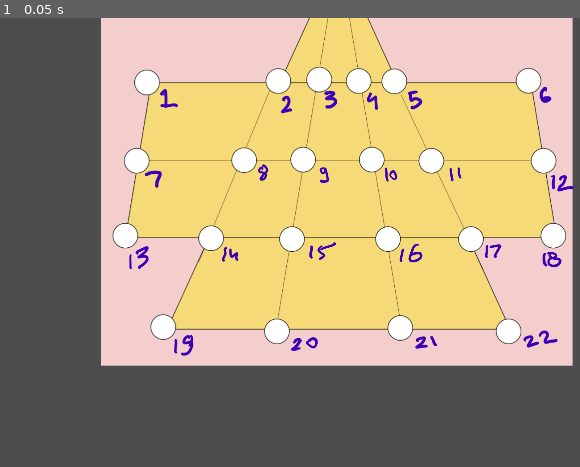
Above: before the commit, frame 1.
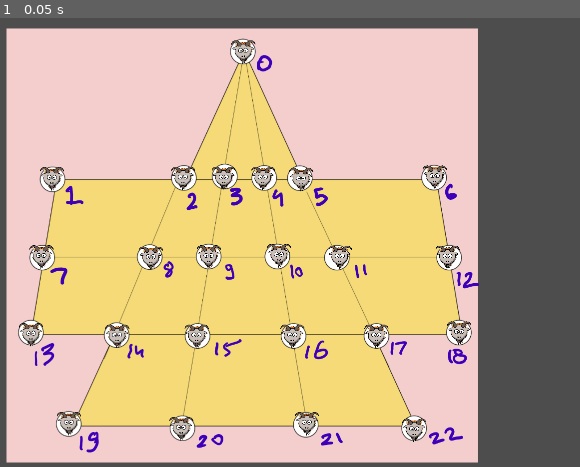
Above: after the commit, the same moment.

Repository: thesauravshukla/GOATedTigers
Game: Godot game, scene res://scenes/testbed.tscn
Same seed, same stepped clock (60 frames per second), same inputs: the game is played once before the commit and once after it.
Inputs:
- Up to frame 1 (0.05 s): no input

The runs differ from the first frame. In frame 1, 70% of the frame differs, in the area x 1-99%, y 0-100%.
Error after the commit: Invalid operands 'int' and 'String' in operator '=='. (res://scripts/mcts.gd:283)

Commit message:
adds a testbed

Diff:
--- /dev/null
+++ b/scenes/goat_sprite.tscn
@@ -0,0 +1,7 @@
+[gd_scene load_steps=2 format=3 uid="uid://cd1422wux3a6a"]
+
+[ext_resource type="Texture2D" uid="uid://bfxw5m0rmqohm" path="res://textures/goat_face.png" id="1_y5200"]
+
+[node name="GoatSprite" type="Sprite2D"]
+scale = Vector2(0.133503, 0.127683)
+texture = ExtResource("1_y5200")
--- a/scenes/testbed.tscn
+++ b/scenes/testbed.tscn
@@ -1,12 +1,14 @@
-[gd_scene load_steps=3 format=3 uid="uid://oi25ty8otpe"]
+[gd_scene load_steps=5 format=3 uid="uid://oi25ty8otpe"]
 
 [ext_resource type="Texture2D" uid="uid://c2r08etwurihr" path="res://textures/testbed_bg.png" id="1_m32ba"]
 [ext_resource type="Script" path="res://scripts/testbed_ctrl.gd" id="2_v2bx1"]
+[ext_resource type="PackedScene" uid="uid://bown6ajokcrta" path="res://scenes/tiger_sprite.tscn" id="3_jpr32"]
+[ext_resource type="PackedScene" uid="uid://cd1422wux3a6a" path="res://scenes/goat_sprite.tscn" id="4_2edjh"]
 
 [node name="Node2D" type="Node2D"]
 
 [node name="TestbedBg" type="Sprite2D" parent="."]
-position = Vector2(813, 314)
+position = Vector2(586, 547)
 scale = Vector2(0.740603, 0.740603)
 texture = ExtResource("1_m32ba")
 script = ExtResource("2_v2bx1")
@@ -14,68 +16,160 @@
 [node name="pos_0" type="Node2D" parent="TestbedBg"]
 position = Vector2(1.58355, -627.698)
 
+[node name="TigerFace" parent="TestbedBg/pos_0" instance=ExtResource("3_jpr32")]
+
+[node name="GoatSprite" parent="TestbedBg/pos_0" instance=ExtResource("4_2edjh")]
+
 [node name="pos_1" type="Node2D" parent="TestbedBg"]
 position = Vector2(-619.532, -215.871)
+
+[node name="TigerFace" parent="TestbedBg/pos_1" instance=ExtResource("3_jpr32")]
+
+[node name="GoatSprite" parent="TestbedBg/pos_1" instance=ExtResource("4_2edjh")]
 
 [node name="pos_2" type="Node2D" parent="TestbedBg"]
 position = Vector2(-194.203, -217.222)
 
+[node name="TigerFace" parent="TestbedBg/pos_2" instance=ExtResource("3_jpr32")]
+
+[node name="GoatSprite" parent="TestbedBg/pos_2" instance=ExtResource("4_2edjh")]
+
 [node name="pos_3" type="Node2D" parent="TestbedBg"]
 position = Vector2(-61.8782, -217.222)
+
+[node name="TigerFace" parent="TestbedBg/pos_3" instance=ExtResource("3_jpr32")]
+
+[node name="GoatSprite" parent="TestbedBg/pos_3" instance=ExtResource("4_2edjh")]
 
 [node name="pos_4" type="Node2D" parent="TestbedBg"]
 position = Vector2(65.0454, -217.222)
 
+[node name="TigerFace" parent="TestbedBg/pos_4" instance=ExtResource("3_jpr32")]
+
+[node name="GoatSprite" parent="TestbedBg/pos_4" instance=ExtResource("4_2edjh")]
+
 [node name="pos_5" type="Node2D" parent="TestbedBg"]
-position = Vector2(177.116, -221.272)
+position = Vector2(189.035, -213.34)
+
+[node name="TigerFace" parent="TestbedBg/pos_5" instance=ExtResource("3_jpr32")]
+
+[node name="GoatSprite" parent="TestbedBg/pos_5" instance=ExtResource("4_2edjh")]
 
 [node name="pos_6" type="Node2D" parent="TestbedBg"]
 position = Vector2(622.699, -221.272)
 
+[node name="TigerFace" parent="TestbedBg/pos_6" instance=ExtResource("3_jpr32")]
+
+[node name="GoatSprite" parent="TestbedBg/pos_6" instance=ExtResource("4_2edjh")]
+
 [node name="pos_7" type="Node2D" parent="TestbedBg"]
 position = Vector2(-653.522, 37.807)
+
+[node name="TigerFace" parent="TestbedBg/pos_7" instance=ExtResource("3_jpr32")]
+
+[node name="GoatSprite" parent="TestbedBg/pos_7" instance=ExtResource("4_2edjh")]
 
 [node name="pos_8" type="Node2D" parent="TestbedBg"]
 position = Vector2(-298.405, 41.8578)
 
+[node name="TigerFace" parent="TestbedBg/pos_8" instance=ExtResource("3_jpr32")]
+
+[node name="GoatSprite" parent="TestbedBg/pos_8" instance=ExtResource("4_2edjh")]
+
 [node name="pos_9" type="Node2D" parent="TestbedBg"]
 position = Vector2(-110.721, 37.807)
+
+[node name="TigerFace" parent="TestbedBg/pos_9" instance=ExtResource("3_jpr32")]
+
+[node name="GoatSprite" parent="TestbedBg/pos_9" instance=ExtResource("4_2edjh")]
 
 [node name="pos_10" type="Node2D" parent="TestbedBg"]
 position = Vector2(117.472, 33.7563)
 
+[node name="TigerFace" parent="TestbedBg/pos_10" instance=ExtResource("3_jpr32")]
+
+[node name="GoatSprite" parent="TestbedBg/pos_10" instance=ExtResource("4_2edjh")]
+
 [node name="pos_11" type="Node2D" parent="TestbedBg"]
 position = Vector2(314.608, 39.1573)
+
+[node name="TigerFace" parent="TestbedBg/pos_11" instance=ExtResource("3_jpr32")]
+
+[node name="GoatSprite" parent="TestbedBg/pos_11" instance=ExtResource("4_2edjh")]
 
 [node name="pos_12" type="Node2D" parent="TestbedBg"]
 position = Vector2(664.323, 39.1573)
 
+[node name="TigerFace" parent="TestbedBg/pos_12" instance=ExtResource("3_jpr32")]
+
+[node name="GoatSprite" parent="TestbedBg/pos_12" instance=ExtResource("4_2edjh")]
+
 [node name="pos_13" type="Node2D" parent="TestbedBg"]
 position = Vector2(-687.278, 290.304)
+
+[node name="TigerFace" parent="TestbedBg/pos_13" instance=ExtResource("3_jpr32")]
+
+[node name="GoatSprite" parent="TestbedBg/pos_13" instance=ExtResource("4_2edjh")]
 
 [node name="pos_14" type="Node2D" parent="TestbedBg"]
 position = Vector2(-407.776, 295.705)
 
+[node name="TigerFace" parent="TestbedBg/pos_14" instance=ExtResource("3_jpr32")]
+
+[node name="GoatSprite" parent="TestbedBg/pos_14" instance=ExtResource("4_2edjh")]
+
 [node name="pos_15" type="Node2D" parent="TestbedBg"]
 position = Vector2(-149.878, 295.705)
+
+[node name="TigerFace" parent="TestbedBg/pos_15" instance=ExtResource("3_jpr32")]
+
+[node name="GoatSprite" parent="TestbedBg/pos_15" instance=ExtResource("4_2edjh")]
 
 [node name="pos_16" type="Node2D" parent="TestbedBg"]
 position = Vector2(160.68, 295.705)
 
+[node name="TigerFace" parent="TestbedBg/pos_16" instance=ExtResource("3_jpr32")]
+
+[node name="GoatSprite" parent="TestbedBg/pos_16" instance=ExtResource("4_2edjh")]
+
 [node name="pos_17" type="Node2D" parent="TestbedBg"]
 position = Vector2(433.431, 295.705)
+
+[node name="TigerFace" parent="TestbedBg/pos_17" instance=ExtResource("3_jpr32")]
+
+[node name="GoatSprite" parent="TestbedBg/pos_17" instance=ExtResource("4_2edjh")]
 
 [node name="pos_18" type="Node2D" parent="TestbedBg"]
 position = Vector2(702.13, 284.903)
 
+[node name="TigerFace" parent="TestbedBg/pos_18" instance=ExtResource("3_jpr32")]
+
+[node name="GoatSprite" parent="TestbedBg/pos_18" instance=ExtResource("4_2edjh")]
+
 [node name="pos_19" type="Node2D" parent="TestbedBg"]
 position = Vector2(-564.405, 579.258)
+
+[node name="TigerFace" parent="TestbedBg/pos_19" instance=ExtResource("3_jpr32")]
+
+[node name="GoatSprite" parent="TestbedBg/pos_19" instance=ExtResource("4_2edjh")]
 
 [node name="pos_20" type="Node2D" parent="TestbedBg"]
 position = Vector2(-199.837, 595.461)
 
+[node name="TigerFace" parent="TestbedBg/pos_20" instance=ExtResource("3_jpr32")]
+
+[node name="GoatSprite" parent="TestbedBg/pos_20" instance=ExtResource("4_2edjh")]
+
 [node name="pos_21" type="Node2D" parent="TestbedBg"]
 position = Vector2(207.939, 579.258)
 
+[node name="TigerFace" parent="TestbedBg/pos_21" instance=ExtResource("3_jpr32")]
+
+[node name="GoatSprite" parent="TestbedBg/pos_21" instance=ExtResource("4_2edjh")]
+
 [node name="pos_22" type="Node2D" parent="TestbedBg"]
 position = Vector2(556.303, 600.862)
+
+[node name="TigerFace" parent="TestbedBg/pos_22" instance=ExtResource("3_jpr32")]
+
+[node name="GoatSprite" parent="TestbedBg/pos_22" instance=ExtResource("4_2edjh")]
--- /dev/null
+++ b/scenes/tiger_sprite.tscn
@@ -0,0 +1,8 @@
+[gd_scene load_steps=2 format=3 uid="uid://bown6ajokcrta"]
+
+[ext_resource type="Texture2D" uid="uid://bobnxasf8otej" path="res://textures/tiger_face.png" id="1_g6ss0"]
+
+[node name="TigerSprite" type="Sprite2D"]
+position = Vector2(0.757341, -0.656254)
+scale = Vector2(0.17283, 0.17283)
+texture = ExtResource("1_g6ss0")
--- a/scripts/mcts.gd
+++ b/scripts/mcts.gd
@@ -312,12 +312,12 @@
 
 #MCTS node declaration
 class mcts_node:
-	var game_state_array: Array[String] #indices:0-22(game state), 23(dead goat count), 24(number of moves)
+	var game_state_array: Array[String]  = []#indices:0-22(game state), 23(dead goat count), 24(number of moves)
 	var t: float
 	var n: int
 	var dead_goat_count: int
 	var move_count: int
 	var parent: mcts_node
-	var children: Array [mcts_node]
+	var children: Array [mcts_node] = []
 	var UCB1: float
 	var player_role: String
--- a/scripts/testbed_ctrl.gd
+++ b/scripts/testbed_ctrl.gd
@@ -1 +1,49 @@
 extends Sprite2D
+
+class_name TestbedCtrl
+
+
+
+
+func _make_fresh_board() -> mcts.mcts_node:
+
+	var board = mcts.mcts_node.new()
+	board.game_state_array = ["t", "b", "b", "t", "t", "b", "b", "b", "b", "b", "b", "b", "b", "b", "b", "b", "b", "b", "b", "b", "b", "b", "b"] as Array[String]
+	board.player_role = 'g'
+	board.UCB1 = INF
+	board.children = [] as Array[mcts.mcts_node]
+	board.parent = null
+	board.move_count = 0
+	board.dead_goat_count = 0
+	board.n = 0
+	board.t = 0
+
+	return board
+
+func _ready():
+	pass
+	#var gsa: Array[String] = []
+	#for i in range(23):
+		#gsa.append(game_state_array[i])
+	#print(gsa)
+	#show_game_state(gsa)
+	var bot = mcts.new()
+
+	show_game_state(bot.MCTS(self._make_fresh_board(), 1))
+
+
+
+func show_game_state(game_state: Array[String]):
+
+	for index in range(23):
+
+		var tiger = self.get_node("pos_%d/TigerFace" % index) as Node2D
+		var goat = self.get_node("pos_%d/GoatSprite" % index) as Node2D
+
+		match game_state[index]:
+			't':
+				tiger.show()
+				goat.hide()
+			'g':
+				goat.show()
+				tiger.hide()
Binary file added: textures/goat_face.png
Not shown, added: textures/goat_face.png.import
Binary file added: textures/tiger_face.png
Not shown, added: textures/tiger_face.png.import
